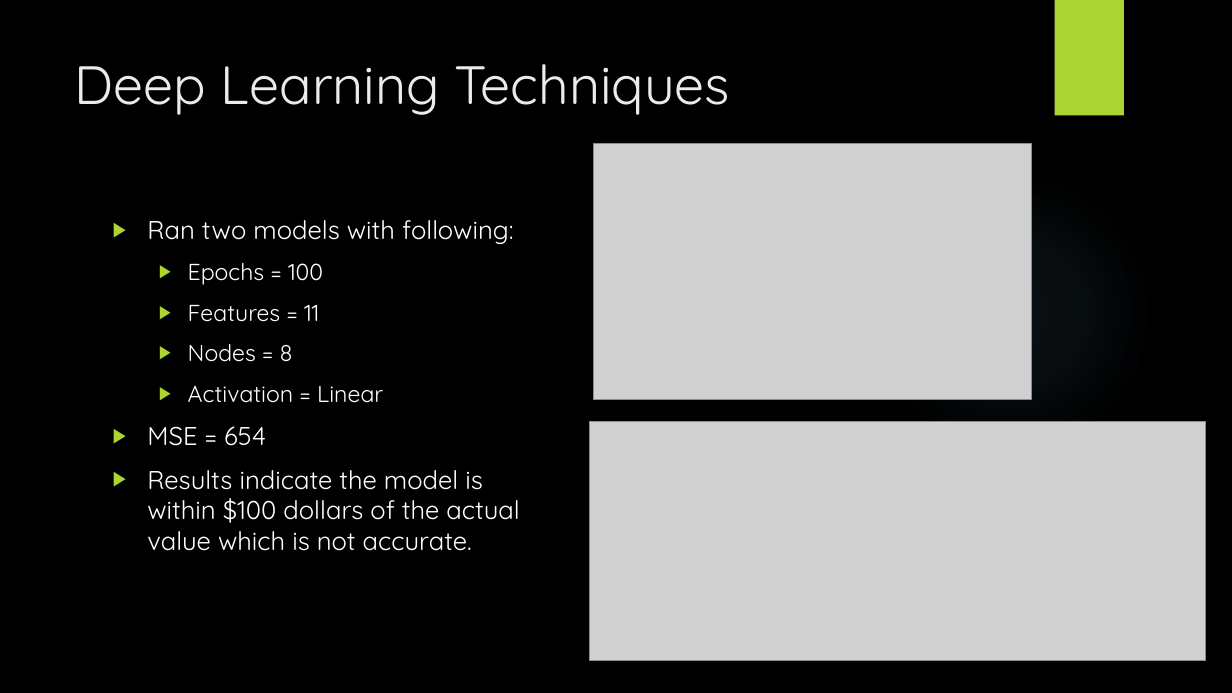
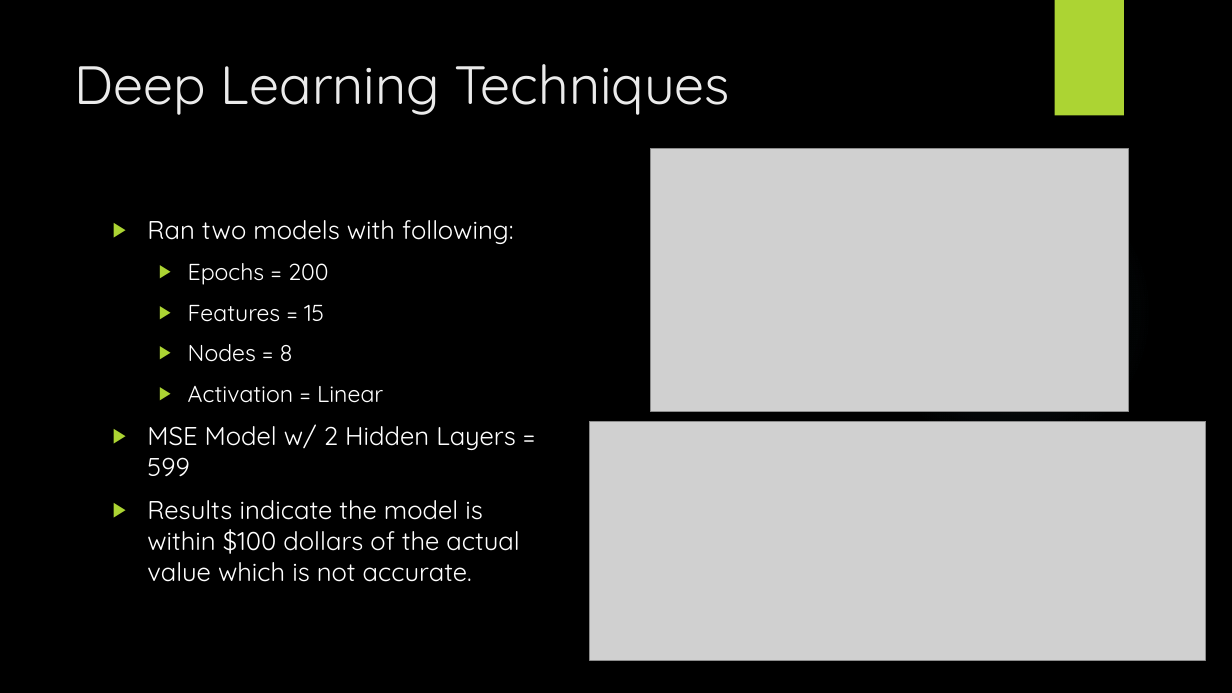
Before and after one commit to johnmyronmillar/HotelPricePredictor, a slide deck: slide 13 of Project_Presentation.pptx (slide 12 before the commit). Drawn at 1232x693 pixels with LibreOffice and Linux fonts; fonts in the diff are those of the drawing; grey boxes stand for pictures; background and template pictures are left out. Boxes give left, top, right and bottom in pixels: in the first picture for what was removed or moved away, otherwise in the second. Text is boxed around its words. In the diff, an @@ line names an element or a change of style, - is before the commit and + after.

Commit message:
updated model

```diff
--- a/Project_Presentation.pptx
+++ b/Project_Presentation.pptx
@@ picture: place and size @@
-picture at box(593, 144, 1031, 400)
+picture at box(651, 149, 1129, 411)
@@ text at box(188, 263, 329, 322): text changed @@
-  ▶ Epochs = 100
-  ▶ Features = 11
+  ▶ Epochs = 200
+  ▶ Features = 15
@@ text at box(147, 424, 516, 476): text changed @@
-▶ MSE = 654
+▶ MSE Model w/ 2 Hidden Layers = 599
```
Also in this commit, not shown: 3 other slides changed, 3 slides added, 2 slides removed, 6 other files.
